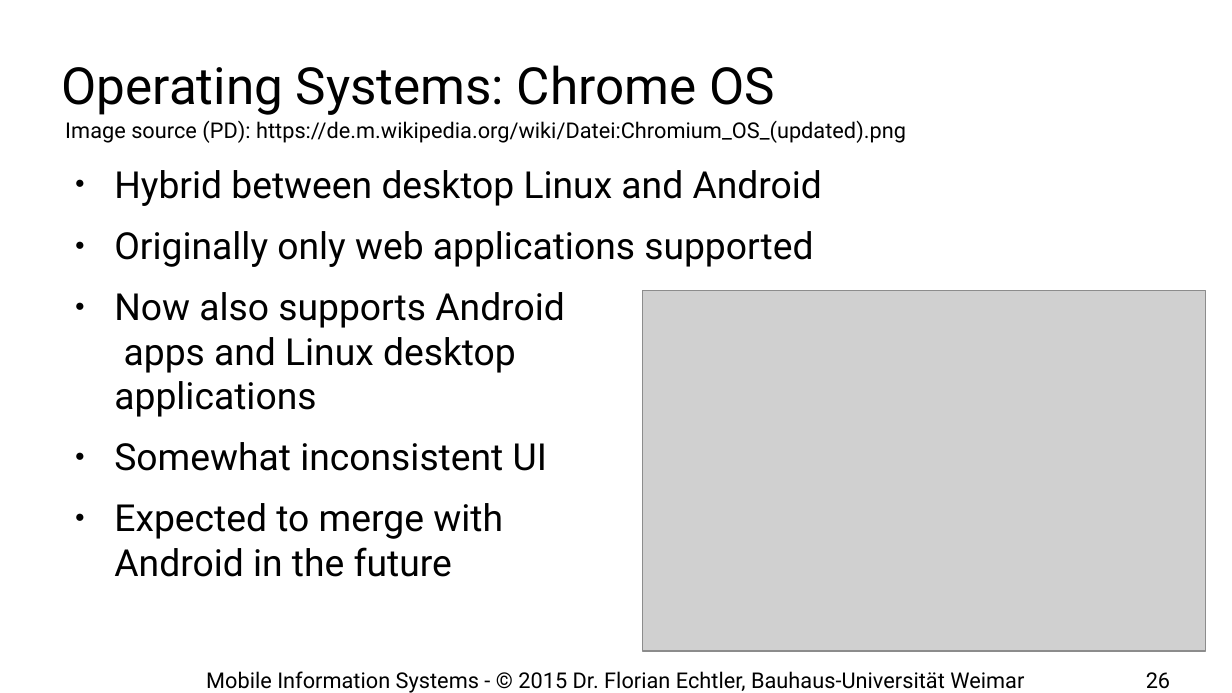
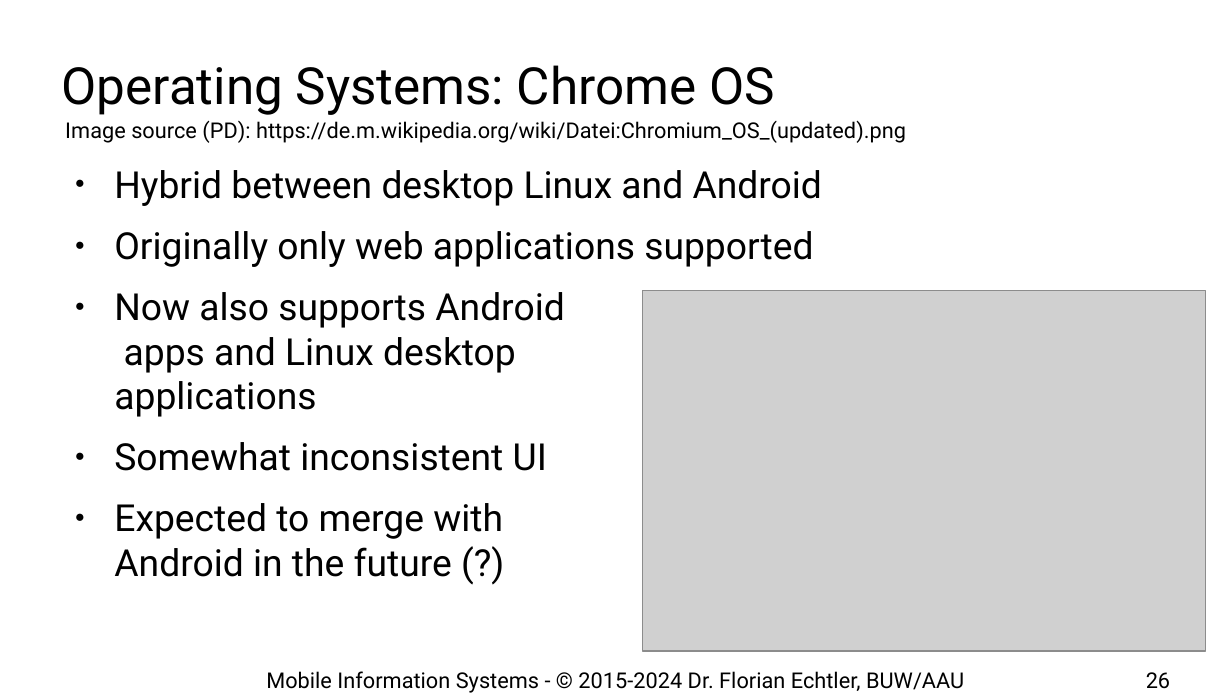
Before and after one commit to floe/mobile-information-systems, a slide deck: slide 26 of 01-introduction-basics.odp. Drawn at 1232x693 pixels with LibreOffice and Linux fonts; fonts in the diff are those of the drawing; grey boxes stand for pictures; background and template pictures are left out. Boxes give left, top, right and bottom in pixels: in the first picture for what was removed or moved away, otherwise in the second. Text is boxed around its words. In the diff, an @@ line names an element or a change of style, - is before the commit and + after.

```diff
--- a/01-introduction-basics.odp
+++ b/01-introduction-basics.odp
@@ text at bbox=[114, 503, 503, 577]: text changed @@
-● Expected to merge with Android in the future
+● Expected to merge with Android in the future (?)
@@ text at bbox=[266, 671, 964, 693]: text changed @@
-Mobile Information Systems - © 2015 Dr. Florian Echtler, Bauhaus-Universität Weimar
+Mobile Information Systems - © 2015-2024 Dr. Florian Echtler, BUW/AAU
```
Also in this commit, not shown: 35 other slides changed, 1 slide added, 1 other file.
